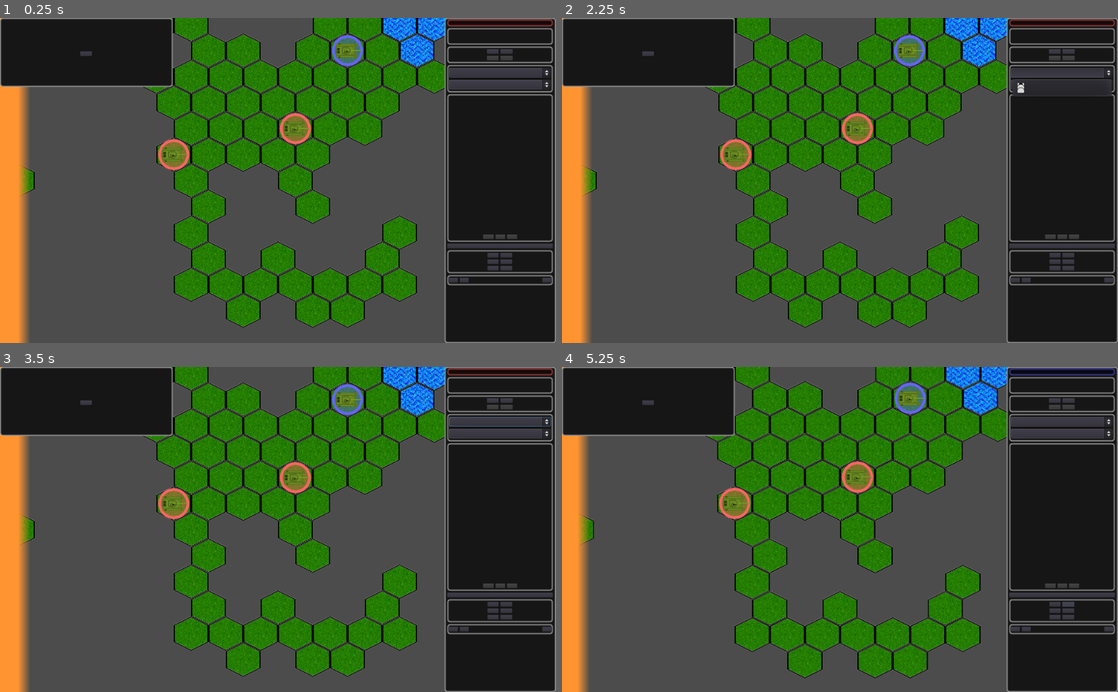
Above: before the commit, frames 1-4 (two rows, left to right).
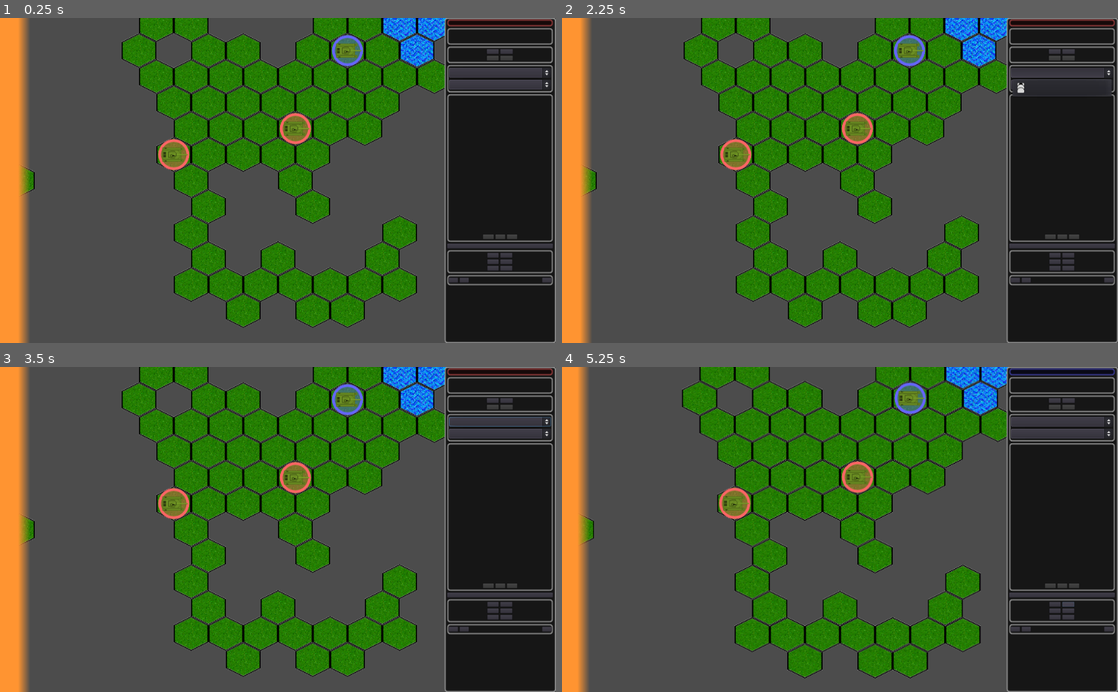
Above: after the commit, the same moments.

Repository: stefanos-86/HexGame
Game: Godot game, scene res://Scenes/HexMap.tscn
Two runs of this game, one before a commit and one after it. Both use one fixed random seed, a clock stepped at 60 frames per second and the inputs below.
Inputs:
- Up to frame 1 (0.25 s): no input
- Up to frame 2 (2.25 s): click "Artillery" at 0.5 s; click "Fire Smoke" at 1.25 s; click "Fire at will" at 2 s
- Up to frame 3 (3.5 s): click "Slow" at 2.75 s
- Up to frame 4 (5.25 s): click "End Turn" at 3.5 s; click "Zoom In" at 4.25 s; click "Zoom Out" at 5 s

The runs differ from the first frame. In frame 1, 6.4% of the frame differs, in the area x 0-32%, y 0-22%; in frame 2, 6.4%; in frame 3, 6.4%; in frame 4, 6.4%.

Commit message:
Victory conditions.

Diff:
--- a/Scenes/Control.gd
+++ b/Scenes/Control.gd
@@ -147,9 +147,13 @@
     target_to_destroy.mark_destruction()
     interface.mark_destruction(target_to_destroy)
     units.mark_destruction(target_to_destroy)
+
+    var enemies_left = units.count_units_of(target_to_destroy.faction)
+    if enemies_left == 0:
+      interface.victory(game.current_player)
+      animation_in_progress = true # Re-block input.
+
     target_to_destroy = null
-
-
   reactivate_input()
 
 func turn_towards(position):
--- a/Scenes/HexMap.tscn
+++ b/Scenes/HexMap.tscn
@@ -395,6 +395,11 @@
 text = "Quit"
 
 [node name="VictoryBox" type="PanelContainer" parent="Interface/Camera/L"]
+visible = false
+anchor_left = 0.3
+anchor_top = 0.5
+anchor_right = 0.3
+anchor_bottom = 0.5
 margin_right = 318.0
 margin_bottom = 127.0
 theme = ExtResource( 6 )
@@ -414,10 +419,10 @@
 margin_right = 261.0
 margin_bottom = 83.0
 
-[node name="Label" type="Label" parent="Interface/Camera/L/VictoryBox/CenterContainer/VBoxContainer"]
+[node name="Winner" type="Label" parent="Interface/Camera/L/VictoryBox/CenterContainer/VBoxContainer"]
 margin_right = 211.0
 margin_bottom = 20.0
-text = "The RED faction wins!"
+text = "Battle finished: ??? victory."
 
 [node name="Quit" type="Button" parent="Interface/Camera/L/VictoryBox/CenterContainer/VBoxContainer"]
 margin_top = 24.0
--- a/Scenes/Interface.gd
+++ b/Scenes/Interface.gd
@@ -209,3 +209,9 @@
 func mark_destruction(unit):
   $Camera/L/Sidebar/Descriptions/VB/TargetDescription.text = ""
   unit.get_node("Highlight").modulate = color_for_destruction
+
+func victory(winner):
+  var message = "Battle finished: %s victory." % g.factions.keys()[winner]
+  $Camera/L/VictoryBox/CenterContainer/VBoxContainer/Winner.text = message
+  $Camera/L/VictoryBox.visible = true
+  # And this is it: the box has a quit button, the only thing you can push.
